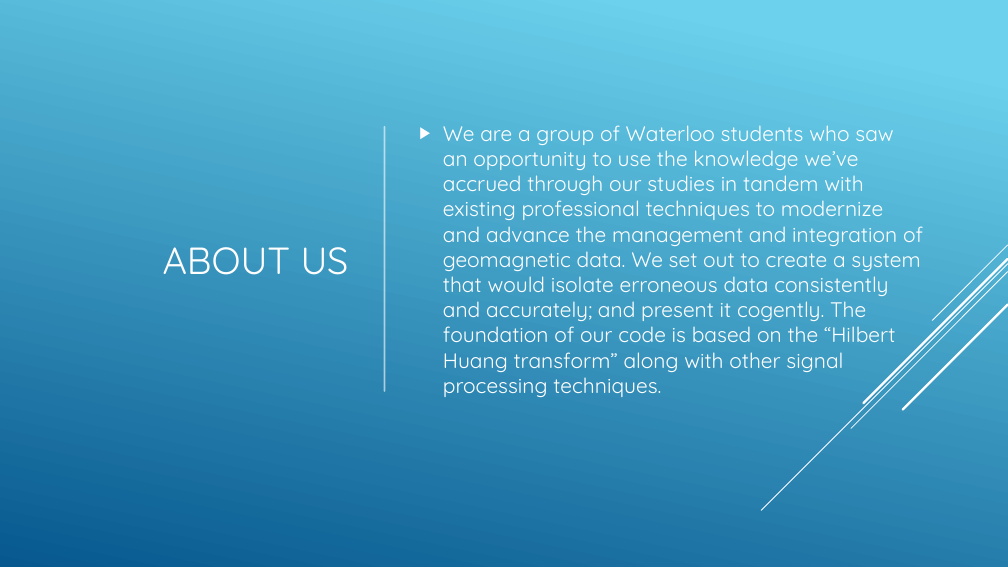
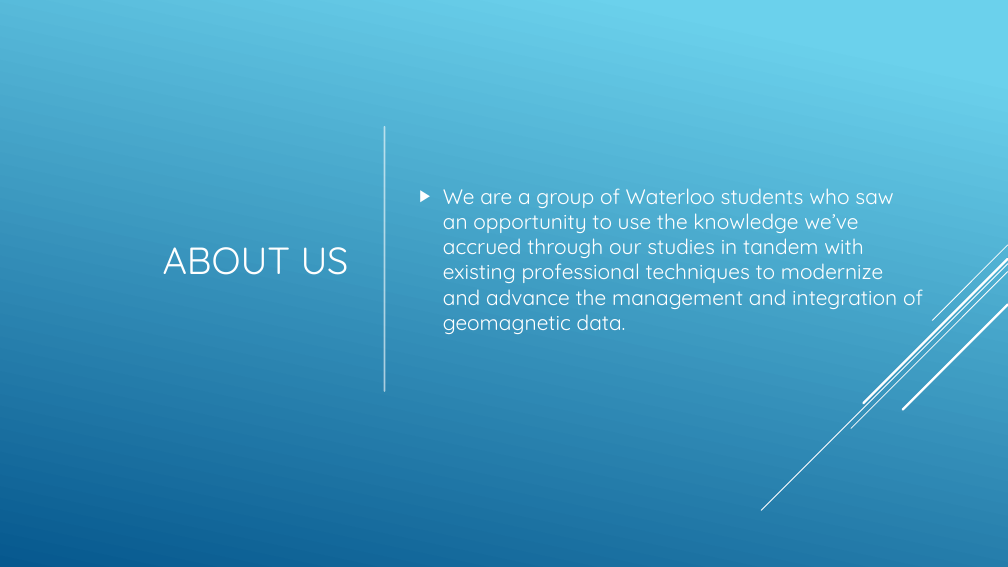
Before and after one commit to mastwood/spaceapps-2019, a slide deck: slide 2 of Geomagnetic_Presentation_Beans2.pptx. Drawn at 1008x567 pixels with LibreOffice and Linux fonts; fonts in the diff are those of the drawing. Boxes give left, top, right and bottom in pixels: in the first picture for what was removed or moved away, otherwise in the second. Text is boxed around its words. In the diff, an @@ line names an element or a change of style, - is before the commit and + after.

```diff
--- a/Geomagnetic_Presentation_Beans2.pptx
+++ b/Geomagnetic_Presentation_Beans2.pptx
@@ text at <box>443,188,923,334</box>: text changed @@
-▶ We are a group of Waterloo students who saw an opportunity to use the knowledge we’ve accrued through our studies in tandem with existing professional techniques to modernize and advance the management and integration of geomagnetic data. We set out to create a system that would isolate erroneous data consistently and accurately; and present it cogently. The foundation of our code is based on the “Hilbert Huang transform” along with other signal processing techniques.
+▶ We are a group of Waterloo students who saw an opportunity to use the knowledge we’ve accrued through our studies in tandem with existing professional techniques to modernize and advance the management and integration of geomagnetic data.
```
Also in this commit, not shown: 1 other slide changed.
